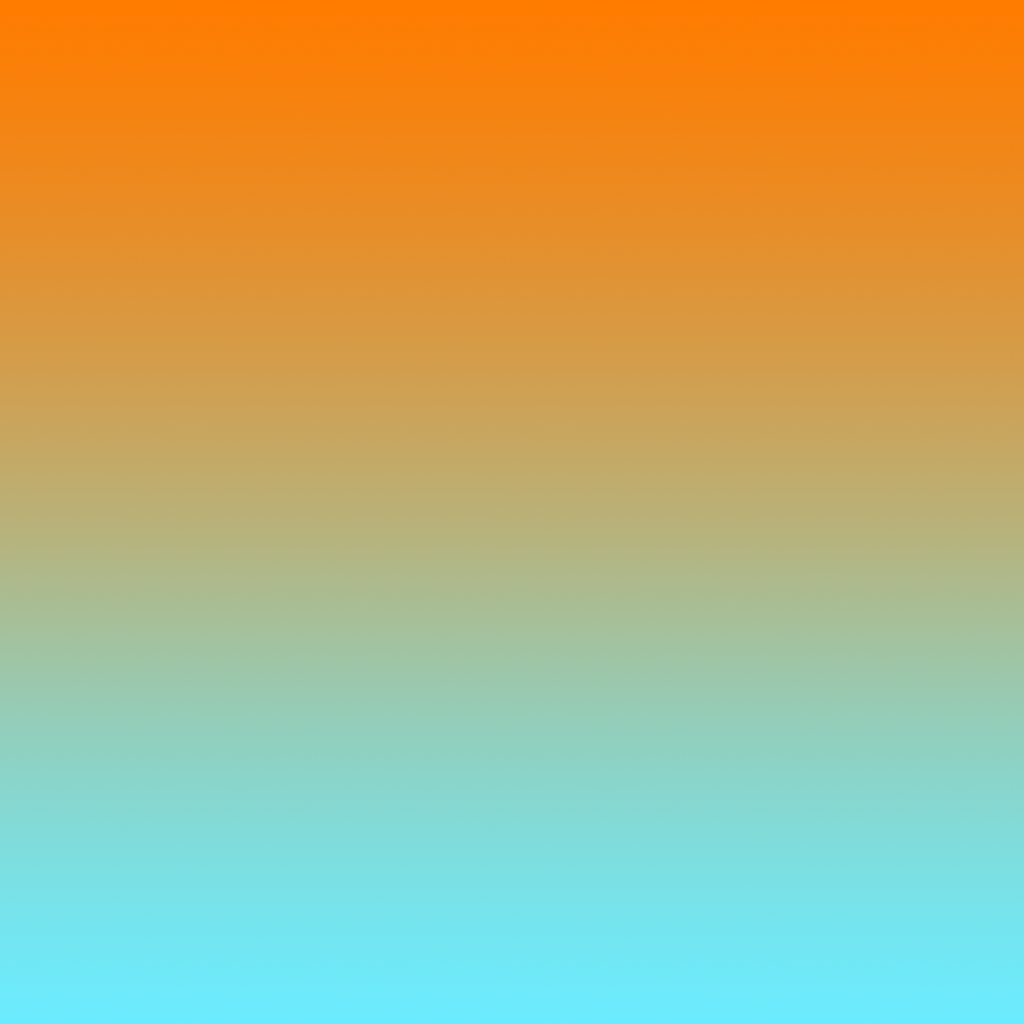
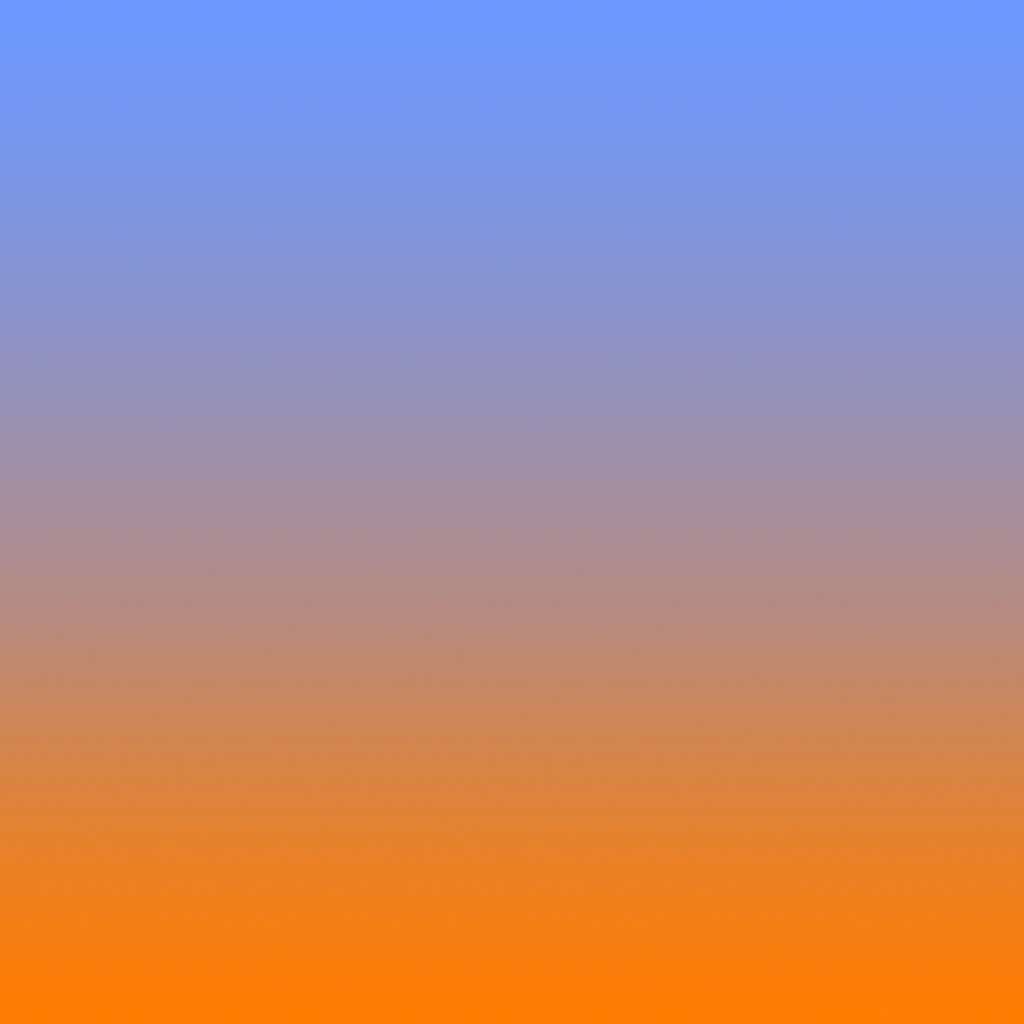
Layer changes from the first (1024, 1024) image to the second:
painted on "BG Gradient" over [0, 0, 1024, 1024]
hid "Background" over [0, 0, 1024, 1024]
